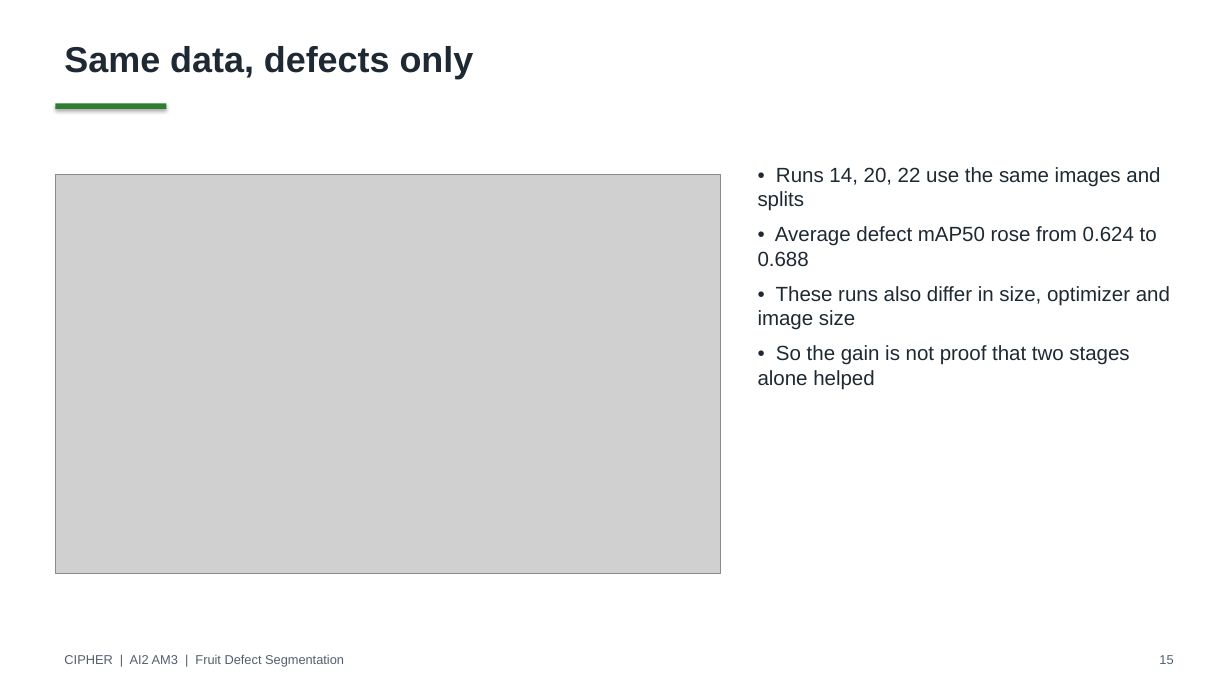
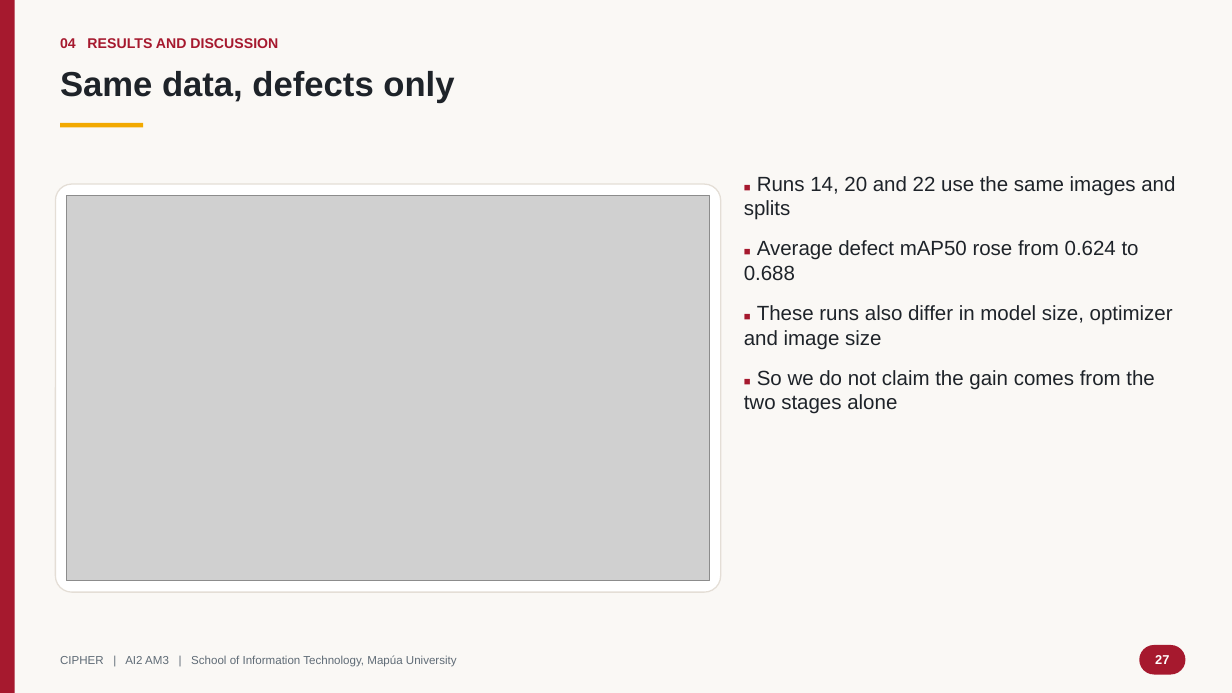
Before and after one commit to RalphKGM/ai2-computer-vision, a slide deck: slide 27 of 5_PPT_Presentation/CIPHER_AI2_Final_Defense.pptx (slide 15 before the commit). Drawn at 1232x693 pixels with LibreOffice and Linux fonts; fonts in the diff are those of the drawing; grey boxes stand for pictures. Boxes give left, top, right and bottom in pixels: in the first picture for what was removed or moved away, otherwise in the second. Text is boxed around its words. In the diff, an @@ line names an element or a change of style, - is before the commit and + after.

```diff
--- a/5_PPT_Presentation/CIPHER_AI2_Final_Defense.pptx
+++ b/5_PPT_Presentation/CIPHER_AI2_Final_Defense.pptx
@@ background #FFFFFF to #FAF8F5 @@
@@ rectangle added at (0, 0, 15, 693), fill #A6192E @@
@@ text "Same data, defects only": place and size @@
-text "Same data, defects only" at (64, 46, 474, 79)
+text "Same data, defects only" at (60, 71, 454, 103)
@@ text "Same data, defects only" at (60, 71, 454, 103): size 28 to 27 pt, text colour #1F2933 to #1E2329 @@
@@ text added at (60, 38, 278, 48), 11 pt, text #A6192E, bold @@
+04 RESULTS AND DISCUSSION
@@ rectangle: place and size @@
-rectangle at (55, 104, 166, 109)
+rectangle at (60, 123, 143, 128)
@@ rectangle at (60, 123, 143, 128): fill #2E7D32 to #F2A900; shadow off @@
@@ text at (744, 176, 1175, 414): text changed; text colour #1F2933 to #1E2329 @@
-• Runs 14, 20, 22 use the same images and splits
-• Average defect mAP50 rose from 0.624 to 0.688
-• These runs also differ in size, optimizer and image size
-• So the gain is not proof that two stages alone helped
+■ Runs 14, 20 and 22 use the same images and splits
+■ Average defect mAP50 rose from 0.624 to 0.688
+■ These runs also differ in model size, optimizer and image size
+■ So we do not claim the gain comes from the two stages alone
@@ rounded rectangle added at (55, 184, 721, 592), fill #FFFFFF, outline #E4DED6 1 pt @@
@@ picture: place and size @@
-picture at (55, 175, 721, 574)
+picture at (67, 195, 710, 581)
@@ text at (60, 655, 457, 667): text changed; size 10 to 9 pt; text colour #52606D to #5F6B76 @@
-CIPHER | AI2 AM3 | Fruit Defect Segmentation
+CIPHER | AI2 AM3 | School of Information Technology, Mapúa University
@@ rounded rectangle added at (1140, 645, 1186, 675), fill #A6192E, 10 pt, text #FFFFFF, bold @@
+27
@@ text removed at (1159, 655, 1173, 664) @@
-15
```
Also in this commit, not shown: 12 other slides changed, 31 slides added, 19 slides removed, 1 other file.
